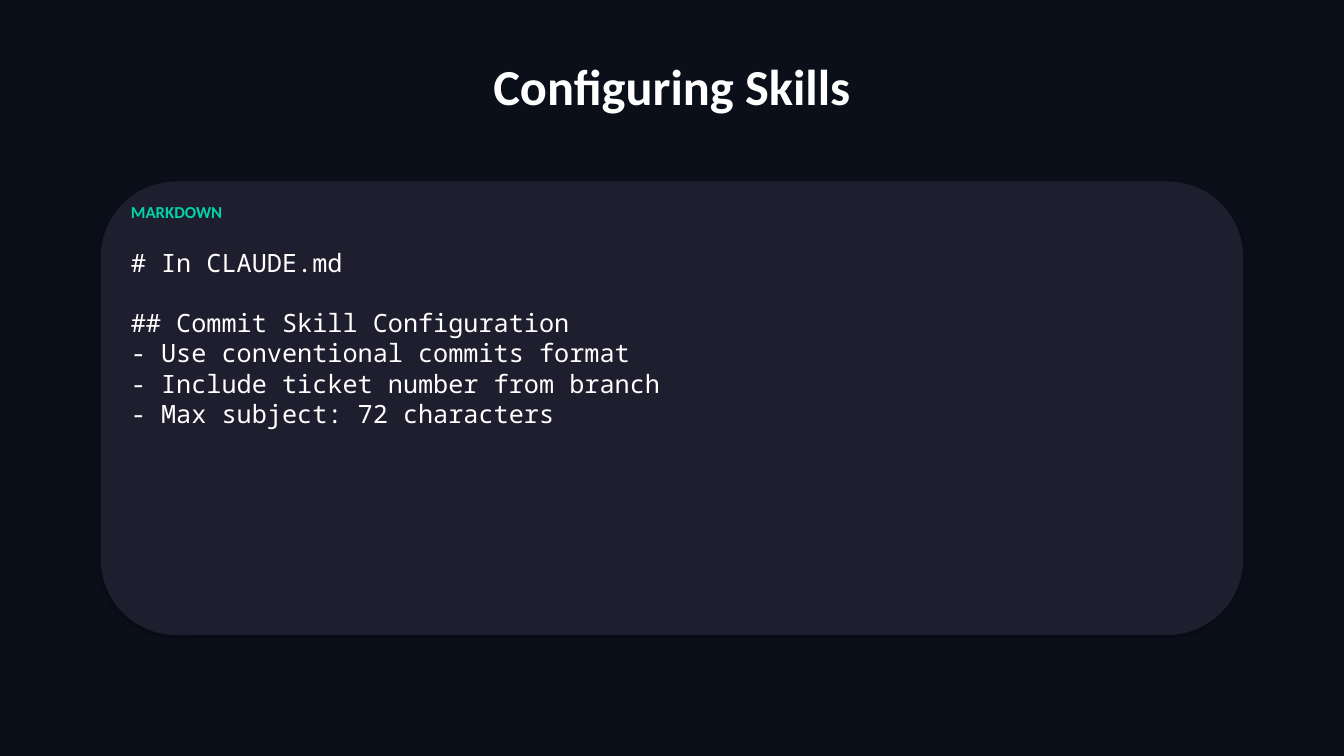
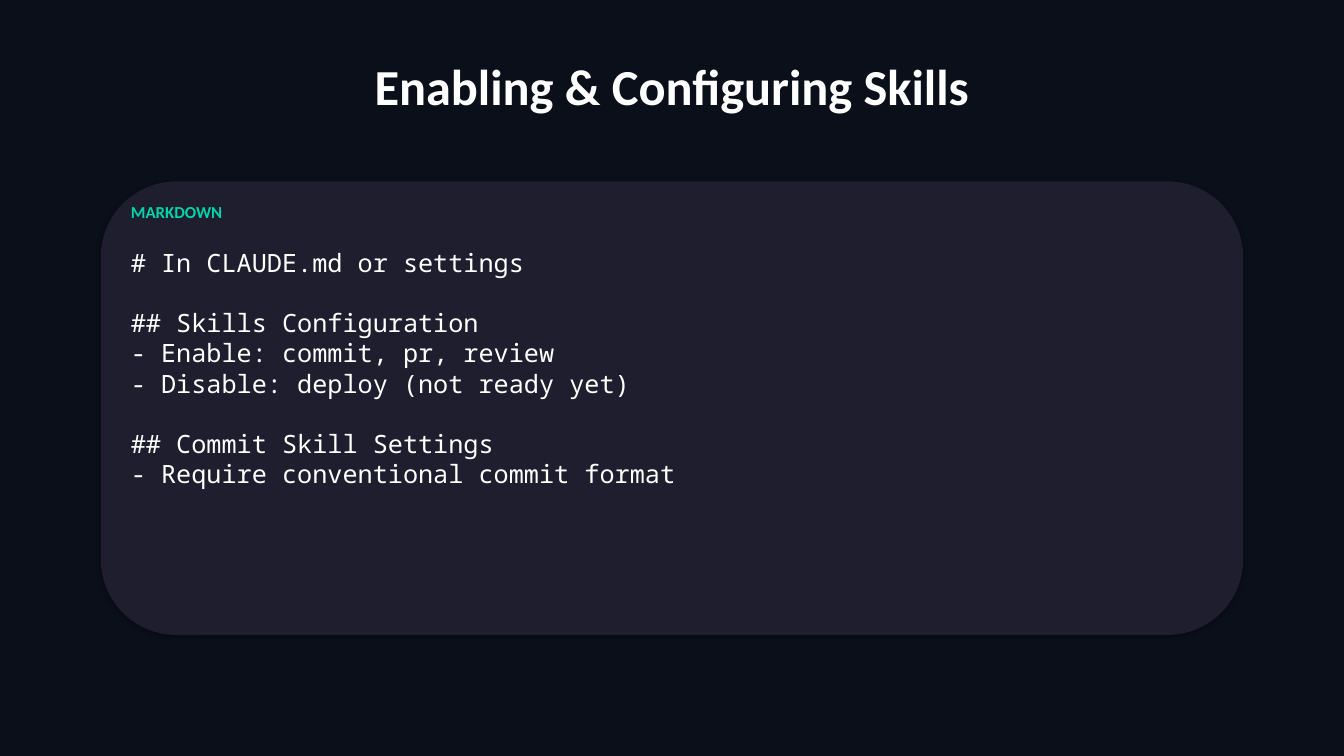
Before and after one commit to scottrhay/AIA-ClaudeCopilot, a slide deck: slide 11 of slides/T2_Agents_Skills_MCP.pptx (slide 13 before the commit). Drawn at 1344x756 pixels with LibreOffice and Linux fonts; fonts in the diff are those of the drawing. Boxes give left, top, right and bottom in pixels: in the first picture for what was removed or moved away, otherwise in the second. Text is boxed around its words. In the diff, an @@ line names an element or a change of style, - is before the commit and + after.

```diff
--- a/slides/T2_Agents_Skills_MCP.pptx
+++ b/slides/T2_Agents_Skills_MCP.pptx
@@ text at box(375, 69, 969, 114): text changed @@
-Configuring Skills
+Enabling & Configuring Skills
@@ text at box(161, 253, 675, 489): text changed @@
-# In CLAUDE.md
-## Commit Skill Configuration
-- Use conventional commits format
-- Include ticket number from branch
-- Max subject: 72 characters
+# In CLAUDE.md or settings
+## Skills Configuration
+- Enable: commit, pr, review
+- Disable: deploy (not ready yet)
+## Commit Skill Settings
+- Require conventional commit format
```
Also in this commit, not shown: 11 other slides changed, 27 slides added, 28 slides removed, 50 other files.
